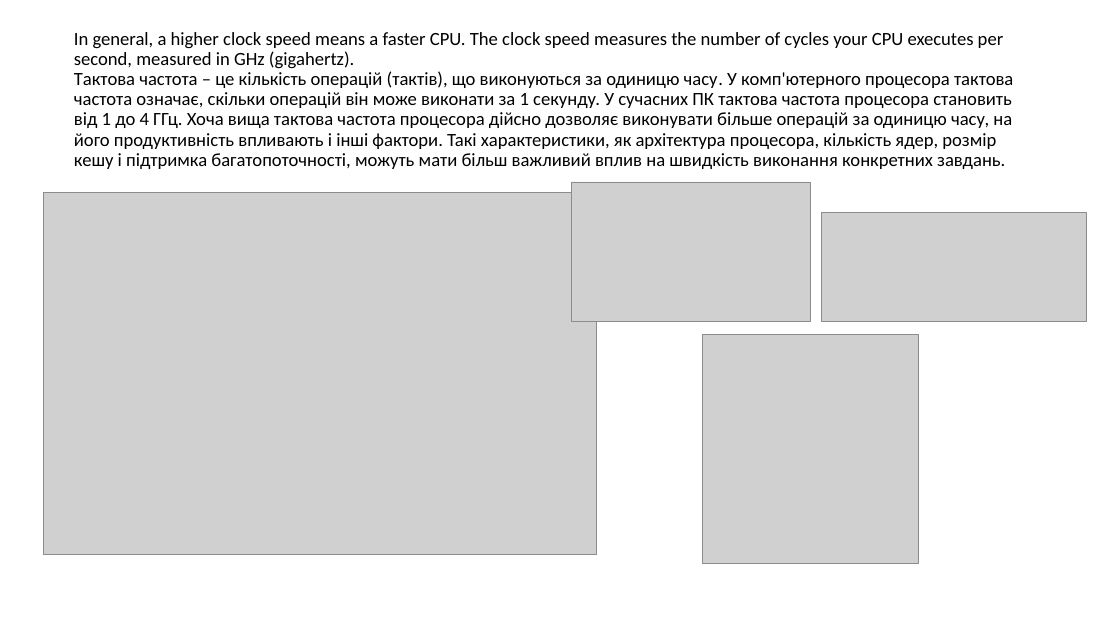
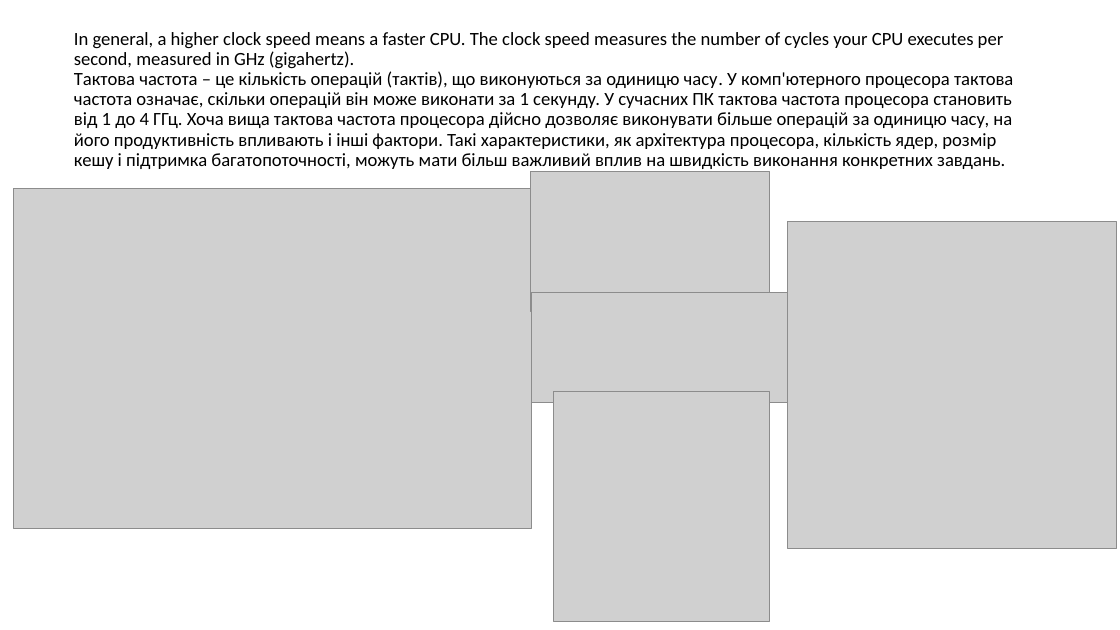
Before and after one commit to yuriypts/.net, a slide deck: slide 2 of Computer Science/CPU Clock Speed (Тактова частота).pptx. Drawn at 1120x630 pixels with LibreOffice and Linux fonts; fonts in the diff are those of the drawing; grey boxes stand for pictures. Boxes give left, top, right and bottom in pixels: in the first picture for what was removed or moved away, otherwise in the second. Text is boxed around its words. In the diff, an @@ line names an element or a change of style, - is before the commit and + after.

Commit message:
main - update

```diff
--- a/Computer Science/CPU Clock Speed (Тактова частота).pptx
+++ b/Computer Science/CPU Clock Speed (Тактова частота).pptx
@@ picture: place and size @@
-picture at box(571, 182, 810, 323)
+picture at box(531, 171, 770, 312)
@@ picture: place and size @@
-picture at box(44, 192, 597, 555)
+picture at box(14, 188, 533, 528)
@@ picture added at box(787, 222, 1117, 549) @@
@@ picture: place and size @@
-picture at box(822, 213, 1087, 322)
+picture at box(532, 293, 797, 402)
@@ picture: place and size @@
-picture at box(702, 334, 918, 564)
+picture at box(554, 392, 770, 622)
```
